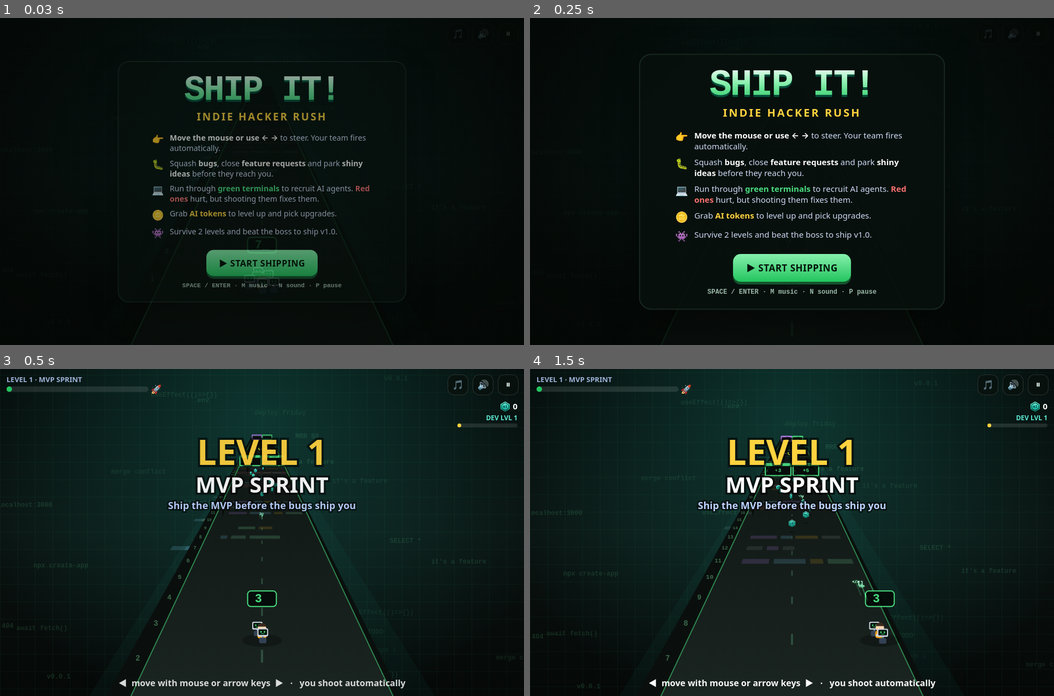
Above: before the commit, frames 1-4 (two rows, left to right).
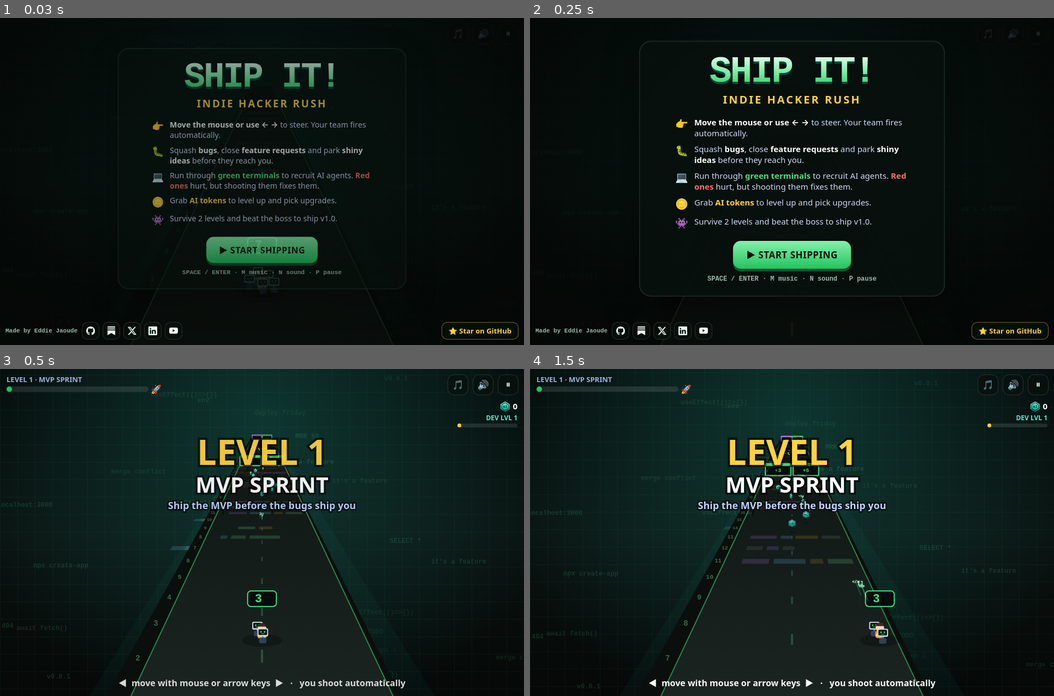
Above: after the commit, the same moments.

Repository: eddiejaoude/ship-it-game
Game: browser game, page index.html
Same seed, same stepped clock (60 frames per second), same inputs: the game is played once before the commit and once after it.
Inputs:
- Up to frame 1 (0.03 s): no input
- Up to frame 2 (0.25 s): no input
- Up to frame 3 (0.5 s): click "▶ START SHIPPING" at 0.27 s
- Up to frame 4 (1.5 s): click "LEVEL 1" at 0.52 s; hold Right from 1.03 s (still down); tap Space at 1.1 s

The runs differ from the first frame. In frame 1, 9.0% of the frame differs, in the area x 1-99%, y 13-99%; in frame 2, 10%, in the area x 1-99%, y 7-99%; in frame 3, nothing differs; in frame 4, nothing differs.

Commit message:
Add creator social links and Star on GitHub CTA
Bottom-left: 'Made by Eddie Jaoude' with GitHub, Substack, X, LinkedIn and YouTube links (CONFIG.creator). Bottom-right: 'Star on GitHub' pill (CONFIG.repoUrl). Both show on menu screens and hide during play to avoid distraction and accidental taps while dragging.

Diff:
--- a/index.html
+++ b/index.html
@@ -64,6 +64,26 @@
   .soon div small{display:block;color:var(--muted);font-weight:600}
   .lock{float:right}
   .tag{display:inline-block;font:800 11px var(--mono);padding:4px 8px;border-radius:999px;background:rgba(255,210,63,.15);color:var(--gold);letter-spacing:1px}
+  .corner{position:fixed;bottom:max(10px,env(safe-area-inset-bottom));z-index:11;transition:opacity .25s,visibility .25s}
+  #social{left:max(10px,env(safe-area-inset-left));display:flex;flex-wrap:wrap;align-items:center;gap:6px}
+  #social .by{font:700 11px var(--mono);color:var(--muted);margin-right:2px;white-space:nowrap}
+  #social a{width:32px;height:32px;border-radius:10px;display:grid;place-items:center;color:var(--ink);background:rgba(8,16,13,.75);
+    border:1px solid rgba(255,255,255,.14);backdrop-filter:blur(6px);transition:color .12s,border-color .12s,transform .12s}
+  #social a:hover,#social a:focus-visible{color:var(--cyan);border-color:var(--cyan);transform:translateY(-2px)}
+  #social svg{width:16px;height:16px}
+  #star{right:max(10px,env(safe-area-inset-right));display:block;padding:0 12px;border-radius:10px;
+    font:800 13px/30px var(--font);color:var(--gold);text-decoration:none;white-space:nowrap;background:rgba(8,16,13,.75);
+    border:1px solid rgba(255,210,63,.45);backdrop-filter:blur(6px);transition:border-color .12s,transform .12s,box-shadow .12s}
+  #star:hover,#star:focus-visible{border-color:var(--gold);transform:translateY(-2px);box-shadow:0 0 14px rgba(255,210,63,.3)}
+  #star[hidden]{display:none}
+  /* Out of the way while playing: no distraction and no accidental taps while dragging */
+  body[data-state="play"] .corner,body[data-state="dying"] .corner{opacity:0;visibility:hidden}
+  /* Keep menu panels clear of the corner row */
+  #ov{padding-bottom:64px}
+  /* Phones: label above the icons so both corners fit; very small screens drop the label */
+  @media (max-width:520px){#social{max-width:200px}#social .by{flex-basis:100%}}
+  @media (max-width:380px){#social .by{display:none}}
+  @media (max-width:360px){#star .lg{display:none}}
 </style>
 </head>
 <body>
@@ -74,6 +94,8 @@
   <button id="bPause" title="Pause (P / Esc)" aria-label="Pause">⏸</button>
 </div>
 <div id="ov"></div>
+<div id="social" class="corner"></div>
+<a id="star" class="corner" hidden target="_blank" rel="noopener" aria-label="Star on GitHub" title="Enjoying the game? Star the repo on GitHub">⭐ Star<span class="lg"> on GitHub</span></a>
 <script>
 'use strict';
 /* =========================================================================
@@ -84,8 +106,20 @@
 
 // ---- Config you may want to change when forking ------------------------------
 const CONFIG = {
-  repoUrl: 'https://github.com/eddiejaoude/ship-it-game',   // shows a Star button on the win screen (set to '' to hide)
+  repoUrl: 'https://github.com/eddiejaoude/ship-it-game',   // "Star on GitHub" in the corner on menu screens + win screen ('' to hide)
   shareUrl: 'https://eddiejaoude.github.io/ship-it-game/',  // URL included in share posts ('' = current page URL)
+  // Creator credit + social links in the bottom-left corner (hidden during play).
+  // Remove entries or set creator to null to hide. Available icons: see SOCIAL_ICONS.
+  creator: {
+    name: 'Eddie Jaoude',
+    links: {
+      github: 'https://github.com/eddiejaoude',
+      substack: 'https://substack.com/@eddiejaoude',
+      x: 'https://x.com/eddiejaoude',
+      linkedin: 'https://www.linkedin.com/in/eddiejaoude/',
+      youtube: 'https://www.youtube.com/eddiejaoude',
+    },
+  },
 };
 
 // ---- Utils -------------------------------------------------------------------
@@ -325,7 +359,7 @@
 function shake(a){ G.shake=Math.max(G.shake,a); }
 
 // ---- Flow --------------------------------------------------------------------
-function setState(s){ G.state=s; }
+function setState(s){ G.state=s; document.body.dataset.state=s; }
 function newRun(){
   Object.assign(S,{x:0,tx:0,n:3,fireRate:1,dmg:1,pierce:0,spread:0,magnet:1,fireT:0,xp:0,lvl:1,hurt:0,picks:{},peak:1});
   G.stats={bugs:0,tickets:0,ideas:0,pings:0,tokens:0,time:0}; G.bossSnap=null; S.peak=3;
@@ -868,6 +902,28 @@
 document.getElementById('bSfx').onclick=()=>{ audioInit(); toggleSfx(); };
 document.getElementById('bPause').onclick=()=>{ if(G.state==='play') pause(true); else if(G.state==='paused') pause(false); };
 
+// Brand icons from Bootstrap Icons v1.13.2 (MIT, https://icons.getbootstrap.com), 16x16 viewBox
+const SOCIAL_ICONS={
+  github:{label:'GitHub',d:'M8 0C3.58 0 0 3.58 0 8c0 3.54 2.29 6.53 5.47 7.59.4.07.55-.17.55-.38 0-.19-.01-.82-.01-1.49-2.01.37-2.53-.49-2.69-.94-.09-.23-.48-.94-.82-1.13-.28-.15-.68-.52-.01-.53.63-.01 1.08.58 1.23.82.72 1.21 1.87.87 2.33.66.07-.52.28-.87.51-1.07-1.78-.2-3.64-.89-3.64-3.95 0-.87.31-1.59.82-2.15-.08-.2-.36-1.02.08-2.12 0 0 .67-.21 2.2.82.64-.18 1.32-.27 2-.27s1.36.09 2 .27c1.53-1.04 2.2-.82 2.2-.82.44 1.1.16 1.92.08 2.12.51.56.82 1.27.82 2.15 0 3.07-1.87 3.75-3.65 3.95.29.25.54.73.54 1.48 0 1.07-.01 1.93-.01 2.2 0 .21.15.46.55.38A8.01 8.01 0 0 0 16 8c0-4.42-3.58-8-8-8'},
+  substack:{label:'Substack',d:'M15 3.604H1v1.891h14v-1.89ZM1 7.208V16l7-3.926L15 16V7.208zM15 0H1v1.89h14z'},
+  x:{label:'X',d:'M12.6.75h2.454l-5.36 6.142L16 15.25h-4.937l-3.867-5.07-4.425 5.07H.316l5.733-6.57L0 .75h5.063l3.495 4.633L12.601.75Zm-.86 13.028h1.36L4.323 2.145H2.865z'},
+  linkedin:{label:'LinkedIn',d:'M0 1.146C0 .513.526 0 1.175 0h13.65C15.474 0 16 .513 16 1.146v13.708c0 .633-.526 1.146-1.175 1.146H1.175C.526 16 0 15.487 0 14.854zm4.943 12.248V6.169H2.542v7.225zm-1.2-8.212c.837 0 1.358-.554 1.358-1.248-.015-.709-.52-1.248-1.342-1.248S2.4 3.226 2.4 3.934c0 .694.521 1.248 1.327 1.248zm4.908 8.212V9.359c0-.216.016-.432.08-.586.173-.431.568-.878 1.232-.878.869 0 1.216.662 1.216 1.634v3.865h2.401V9.25c0-2.22-1.184-3.252-2.764-3.252-1.274 0-1.845.7-2.165 1.193v.025h-.016l.016-.025V6.169h-2.4c.03.678 0 7.225 0 7.225z'},
+  youtube:{label:'YouTube',d:'M8.051 1.999h.089c.822.003 4.987.033 6.11.335a2.01 2.01 0 0 1 1.415 1.42c.101.38.172.883.22 1.402l.01.104.022.26.008.104c.065.914.073 1.77.074 1.957v.075c-.001.194-.01 1.108-.082 2.06l-.008.105-.009.104c-.05.572-.124 1.14-.235 1.558a2.01 2.01 0 0 1-1.415 1.42c-1.16.312-5.569.334-6.18.335h-.142c-.309 0-1.587-.006-2.927-.052l-.17-.006-.087-.004-.171-.007-.171-.007c-1.11-.049-2.167-.128-2.654-.26a2.01 2.01 0 0 1-1.415-1.419c-.111-.417-.185-.986-.235-1.558L.09 9.82l-.008-.104A31 31 0 0 1 0 7.68v-.123c.002-.215.01-.958.064-1.778l.007-.103.003-.052.008-.104.022-.26.01-.104c.048-.519.119-1.023.22-1.402a2.01 2.01 0 0 1 1.415-1.42c.487-.13 1.544-.21 2.654-.26l.17-.007.172-.006.086-.003.171-.007A100 100 0 0 1 7.858 2zM6.4 5.209v4.818l4.157-2.408z'},
+};
+function renderCreator(){
+  const c=CONFIG.creator; if(!c||!c.links) return;
+  const links=Object.entries(c.links).filter(([k,url])=>url&&SOCIAL_ICONS[k]); if(!links.length) return;
+  document.getElementById('social').innerHTML=(c.name?`<span class="by">Made by ${c.name}</span>`:'')+links.map(([k,url])=>{
+    const t=c.name?`${c.name} on ${SOCIAL_ICONS[k].label}`:SOCIAL_ICONS[k].label;
+    return `<a href="${url}" target="_blank" rel="noopener me" title="${t}" aria-label="${t}"><svg viewBox="0 0 16 16" aria-hidden="true"><path fill="currentColor" d="${SOCIAL_ICONS[k].d}"/></svg></a>`;
+  }).join('');
+}
+function renderStar(){
+  if(!CONFIG.repoUrl) return;
+  const a=document.getElementById('star'); a.href=CONFIG.repoUrl; a.hidden=false;
+}
+renderCreator(); renderStar();
+
 function showTitle(){
   setState('title'); S.n=7; G.stats={bugs:0,tickets:0,ideas:0,pings:0,tokens:0,time:0};
   showOverlay(`<div class="panel"><h1>SHIP IT!</h1><h2>INDIE HACKER RUSH</h2>
